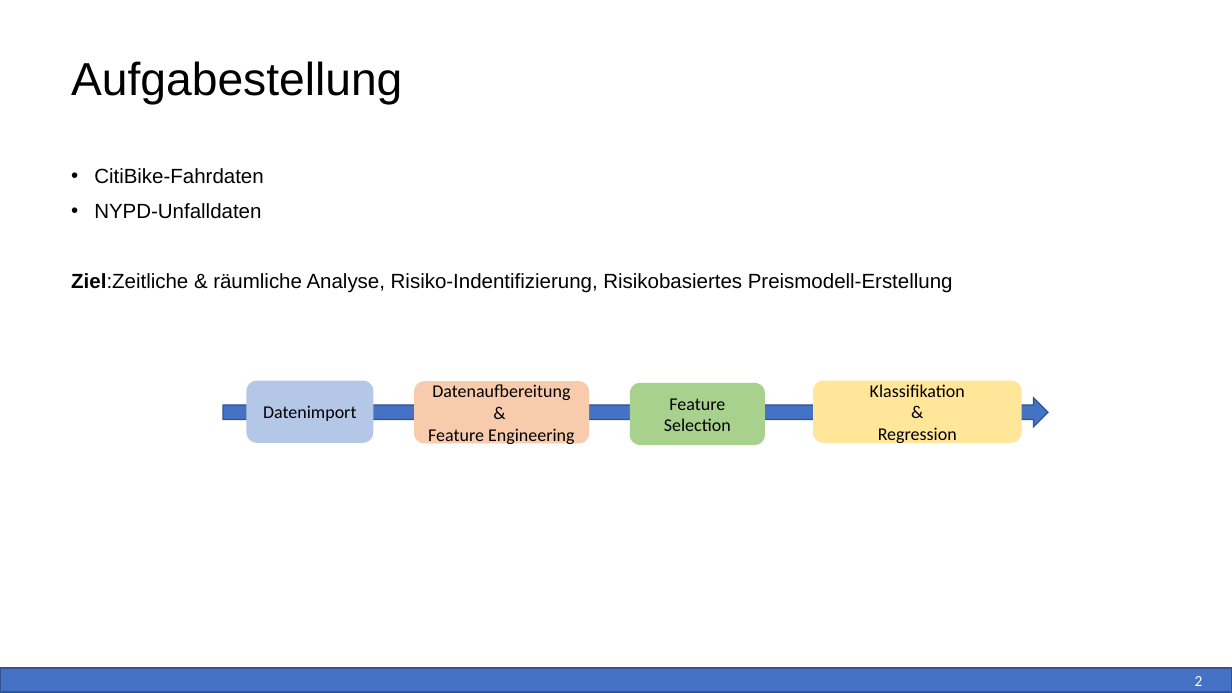
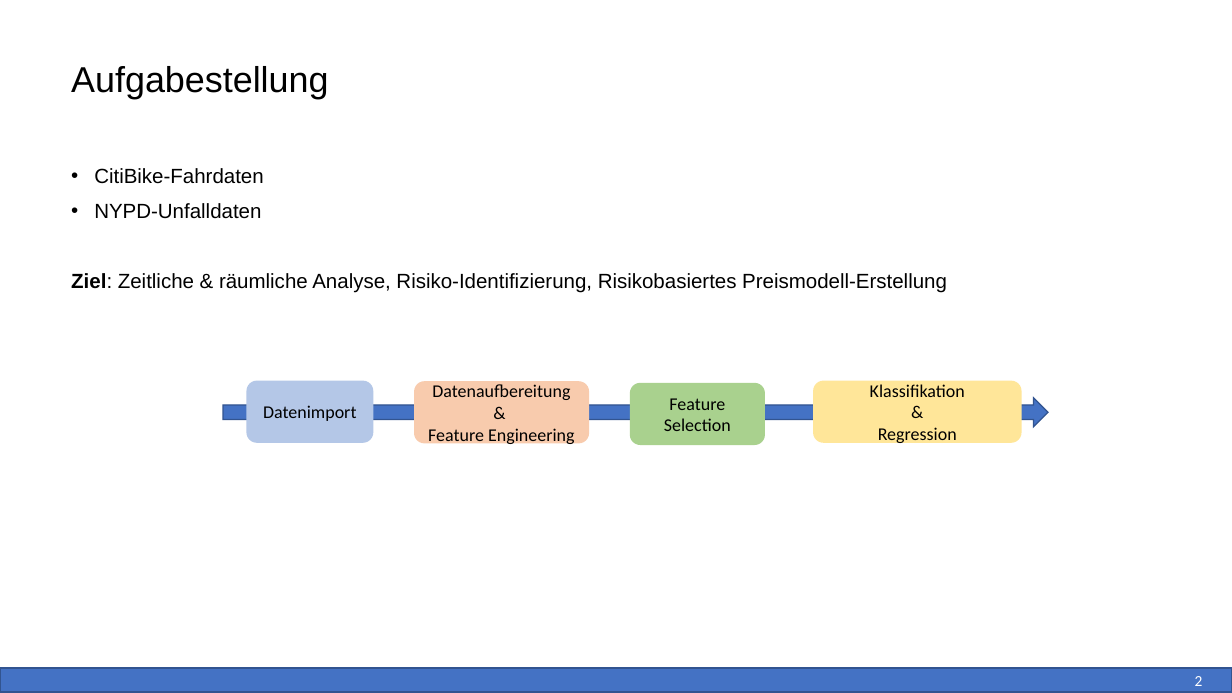
Before and after one commit to ablat1329/citibike_accident_analysis, a slide deck: slide 2 of CitiBike Risikoanalyse & Modellierung.pptx. Drawn at 1232x693 pixels with LibreOffice and Linux fonts; fonts in the diff are those of the drawing. Boxes give left, top, right and bottom in pixels: in the first picture for what was removed or moved away, otherwise in the second. Text is boxed around its words. In the diff, an @@ line names an element or a change of style, - is before the commit and + after.

```diff
--- a/CitiBike Risikoanalyse & Modellierung.pptx
+++ b/CitiBike Risikoanalyse & Modellierung.pptx
@@ title "Aufgabestellung" at (71, 66, 328, 99): size 36 to 28 pt @@
@@ text at (71, 273, 947, 293): text changed @@
-Ziel:Zeitliche & räumliche Analyse, Risiko-Indentifizierung, Risikobasiertes Preismodell-Erstellung
+Ziel: Zeitliche & räumliche Analyse, Risiko-Identifizierung, Risikobasiertes Preismodell-Erstellung
```
Also in this commit, not shown: 9 other slides changed.
